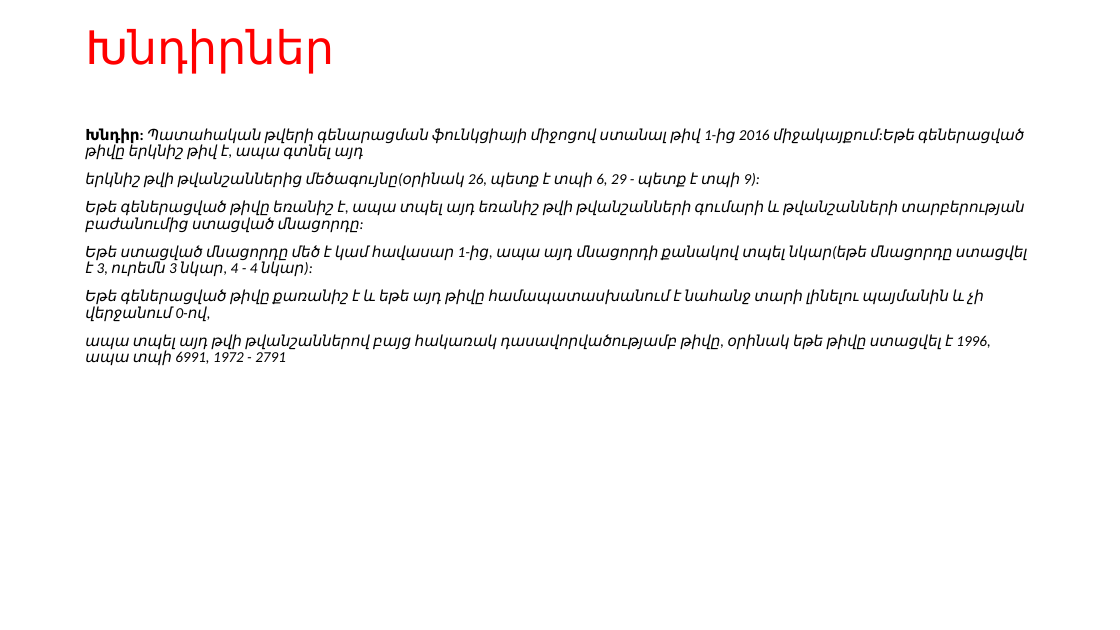
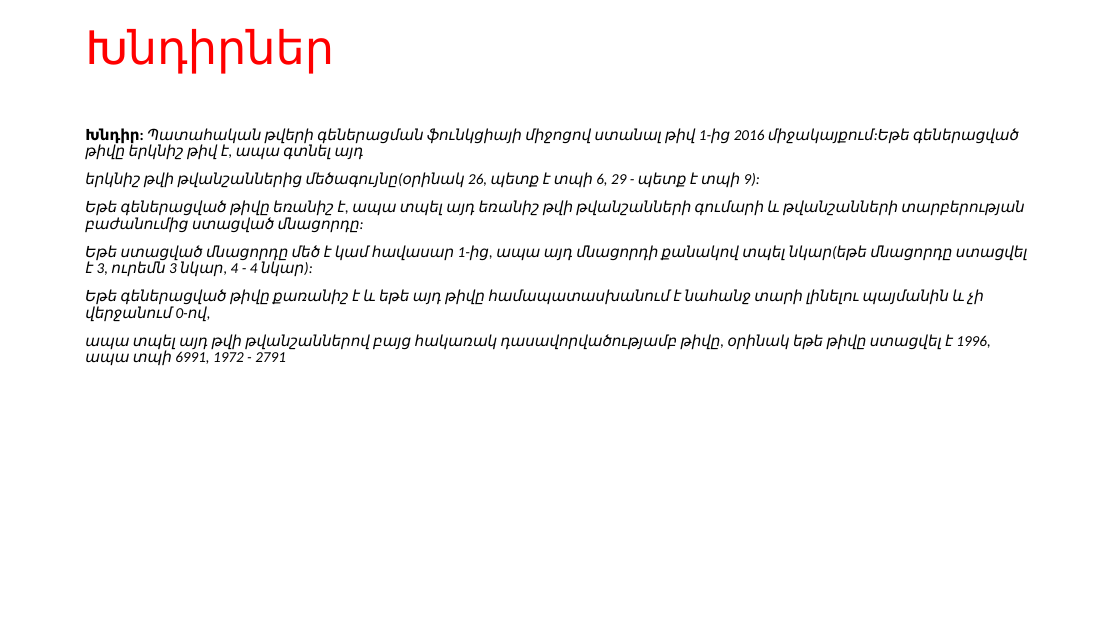
Before and after one commit to gevorgdarbinyan/Training, a slide deck: slide 32 of 5/Web ծրագրավորման դասընթաց - Դաս 5.pptx. Drawn at 1120x630 pixels with LibreOffice and Linux fonts; fonts in the diff are those of the drawing. Boxes give left, top, right and bottom in pixels: in the first picture for what was removed or moved away, otherwise in the second. Text is boxed around its words. In the diff, an @@ line names an element or a change of style, - is before the commit and + after.

```diff
--- a/5/Web ծրագրավորման դասընթաց - Դաս 5.pptx
+++ b/5/Web ծրագրավորման դասընթաց - Դաս 5.pptx
@@ text at bbox=[85, 128, 1019, 159]: text changed @@
-Խնդիր: Պատահական թվերի գենարացման ֆունկցիայի միջոցով ստանալ թիվ 1-ից 2016 միջակայքում:Եթե գեներացված թիվը երկնիշ թիվ է, ապա գտնել այդ
+Խնդիր: Պատահական թվերի գեներացման ֆունկցիայի միջոցով ստանալ թիվ 1-ից 2016 միջակայքում:Եթե գեներացված թիվը երկնիշ թիվ է, ապա գտնել այդ
```
Also in this commit, not shown: 12 other slides changed, 3 slides added, 5 other files.
